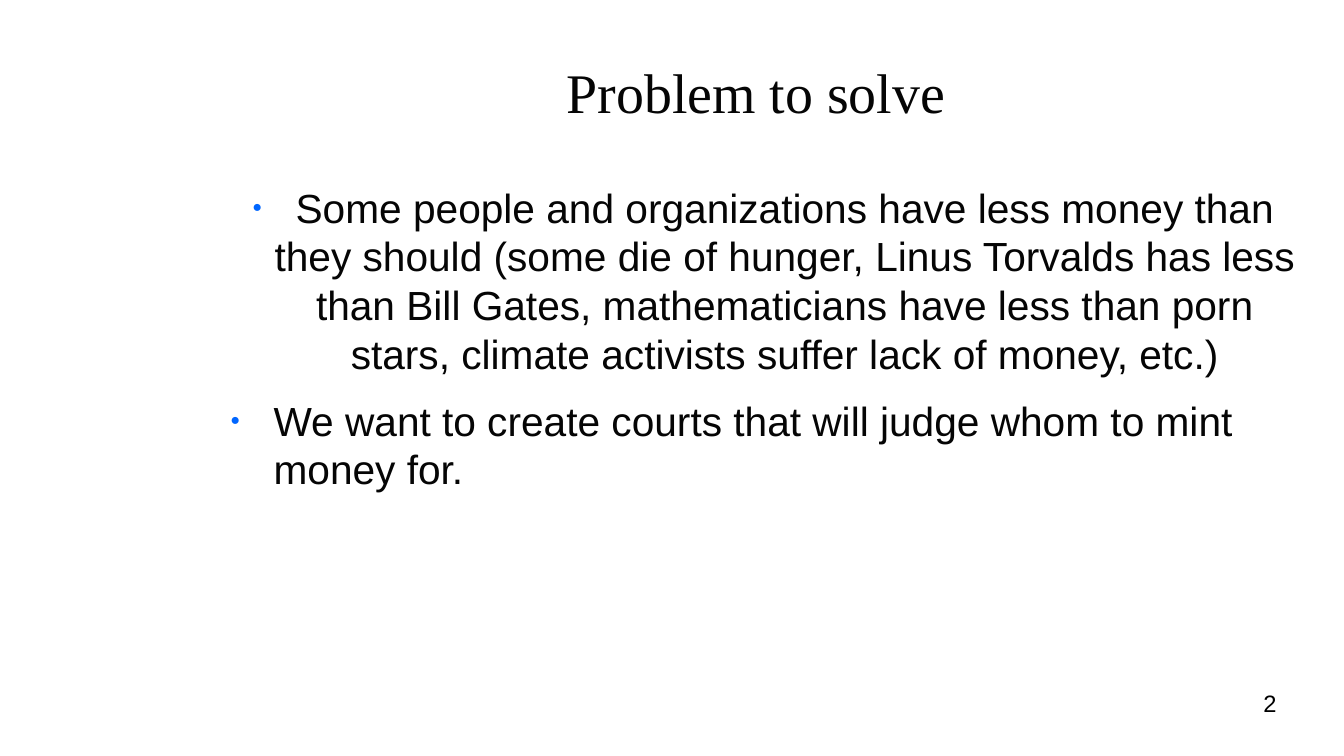
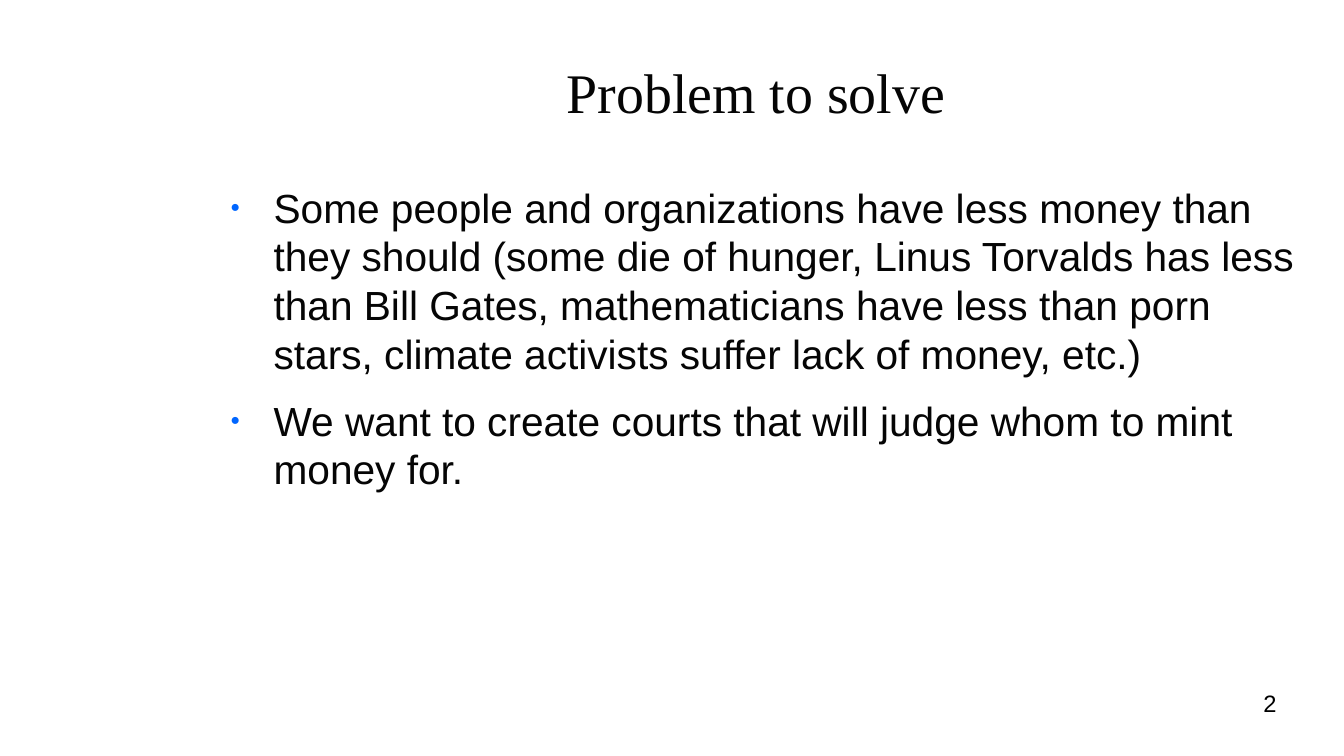
Before and after one commit to vporton/courts, a slide deck: slide 2 of deliverables/pitch-deck.odp. Drawn at 1344x756 pixels with LibreOffice and Linux fonts; fonts in the diff are those of the drawing; background and template pictures are left out. Boxes give left, top, right and bottom in pixels: in the first picture for what was removed or moved away, otherwise in the second. Text is boxed around its words. In the diff, an @@ line names an element or a change of style, - is before the commit and + after.

```diff
--- a/deliverables/pitch-deck.odp
+++ b/deliverables/pitch-deck.odp
@@ text at (274,193,1293,377): alignment centre to left @@
```
Also in this commit, not shown: 4 other slides changed.
